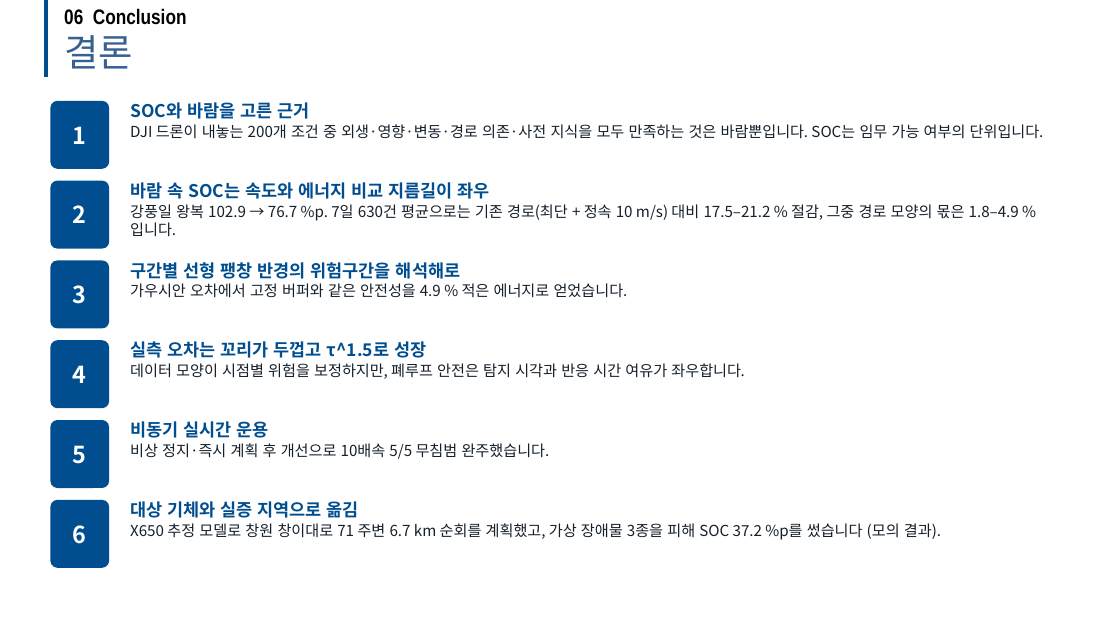
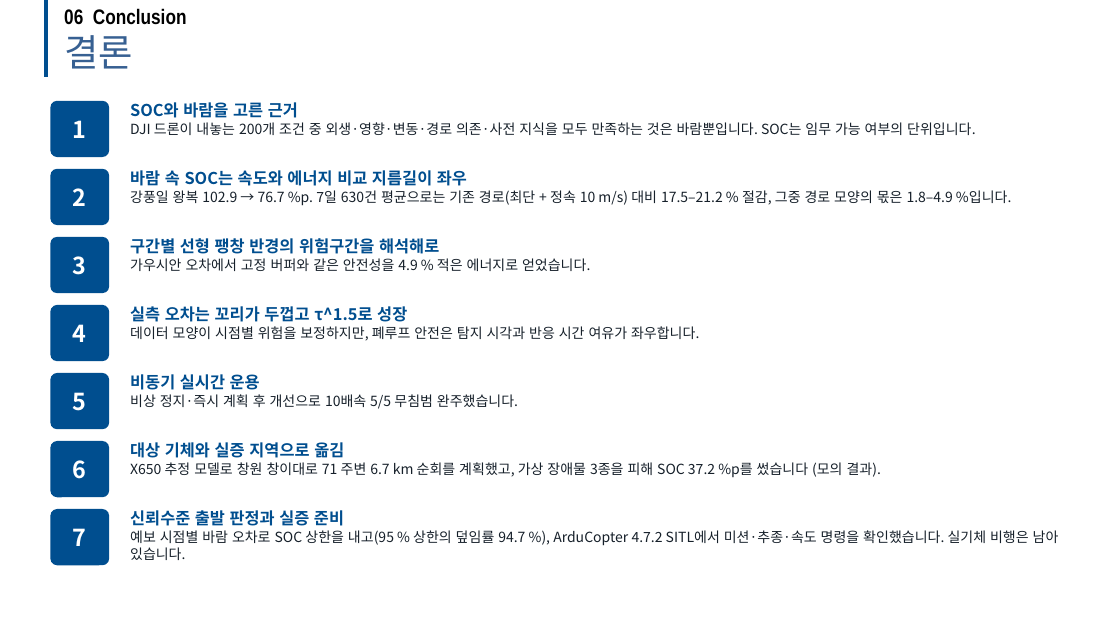
Before and after one commit to dnfl5345/Drone_path_opt, a slide deck: slide 43 of docs/drone_soc_academic_talk.pptx (slide 38 before the commit). Drawn at 1120x630 pixels with LibreOffice and Linux fonts; fonts in the diff are those of the drawing; background and template pictures are left out. Boxes give left, top, right and bottom in pixels: in the first picture for what was removed or moved away, otherwise in the second. Text is boxed around its words. In the diff, an @@ line names an element or a change of style, - is before the commit and + after.

```diff
--- a/docs/drone_soc_academic_talk.pptx
+++ b/docs/drone_soc_academic_talk.pptx
@@ rounded rectangle "1": place and size @@
-rounded rectangle "1" at (50,101,109,169)
+rounded rectangle "1" at (50,101,109,157)
@@ text "SOC와 바람을 고른 근거" at (130,102,975,135): size 15 to 14 pt in "SOC와 바람을 고른 근거"; size 13 to 12 pt in "DJI 드론이 내놓는 200개 조건 중 외생·영향·변동·경로 ..." @@
@@ rounded rectangle "2": place and size @@
-rounded rectangle "2" at (50,181,109,249)
+rounded rectangle "2" at (50,169,109,225)
@@ text "바람 속 SOC는 속도와 에너지 ...": place and size @@
-text "바람 속 SOC는 속도와 에너지 ..." at (130,182,1019,237)
+text "바람 속 SOC는 속도와 에너지 ..." at (130,170,1012,206)
@@ text "바람 속 SOC는 속도와 에너지 ..." at (130,170,1012,206): size 15 to 14 pt in "바람 속 SOC는 속도와 에너지 비교 지름길이 ..."; size 13 to 12 pt in "강풍일 왕복 102.9 → 76.7 %p. 7일 ..." @@
@@ rounded rectangle "3": place and size @@
-rounded rectangle "3" at (50,260,109,329)
+rounded rectangle "3" at (50,237,109,293)
@@ text "구간별 선형 팽창 반경의 위험구간을 ...": place and size @@
-text "구간별 선형 팽창 반경의 위험구간을 ..." at (130,262,628,298)
+text "구간별 선형 팽창 반경의 위험구간을 ..." at (130,238,590,271)
@@ text "구간별 선형 팽창 반경의 위험구간을 ..." at (130,238,590,271): size 15 to 14 pt in "구간별 선형 팽창 반경의 위험구간을 해석해로"; size 13 to 12 pt in "가우시안 오차에서 고정 버퍼와 같은 안전성을 4.9 ..." @@
@@ rounded rectangle "4": place and size @@
-rounded rectangle "4" at (50,340,109,408)
+rounded rectangle "4" at (50,305,109,361)
@@ text "실측 오차는 꼬리가 두껍고 τ^1.5로 ...": place and size @@
-text "실측 오차는 꼬리가 두껍고 τ^1.5로 ..." at (130,341,745,379)
+text "실측 오차는 꼬리가 두껍고 τ^1.5로 ..." at (130,306,699,341)
@@ text "실측 오차는 꼬리가 두껍고 τ^1.5로 ..." at (130,306,699,341): size 15 to 14 pt in "실측 오차는 꼬리가 두껍고 τ^1.5로 성장"; size 13 to 12 pt in "데이터 모양이 시점별 위험을 보정하지만, 폐루프 안전은 ..." @@
@@ rounded rectangle "5": place and size @@
-rounded rectangle "5" at (50,420,109,488)
+rounded rectangle "5" at (50,373,109,429)
@@ text "비동기 실시간 운용": place and size @@
-text "비동기 실시간 운용" at (130,421,550,459)
+text "비동기 실시간 운용" at (130,374,518,409)
@@ text "비동기 실시간 운용" at (130,374,518,409): size 15 to 14 pt in "비동기 실시간 운용"; size 13 to 12 pt in "비상 정지·즉시 계획 후 개선으로 10배속 5/5 ..." @@
@@ rounded rectangle "6": place and size @@
-rounded rectangle "6" at (50,500,109,568)
+rounded rectangle "6" at (50,441,109,497)
@@ text "대상 기체와 실증 지역으로 옮김": place and size @@
-text "대상 기체와 실증 지역으로 옮김" at (130,501,941,540)
+text "대상 기체와 실증 지역으로 옮김" at (130,442,881,477)
@@ text "대상 기체와 실증 지역으로 옮김" at (130,442,881,477): size 15 to 14 pt in "대상 기체와 실증 지역으로 옮김"; size 13 to 12 pt in "X650 추정 모델로 창원 창이대로 71 주변 ..." @@
@@ rounded rectangle added at (50,509,109,565), fill #004E8F, 20 pt, text #FFFFFF, bold @@
+7
@@ text added at (130,510,1059,560), 12 pt, text #16202A @@
+신뢰수준 출발 판정과 실증 준비
+예보 시점별 바람 오차로 SOC 상한을 내고(95 % 상한의 덮임률 94.7 %), ArduCopter 4.7.2 SITL에서 미션·추종·속도 명령을 확인했습니다. 실기체 비행은 남아 있습니다.
```
Also in this commit, not shown: 2 other slides changed, 5 slides added, 4 other files.
